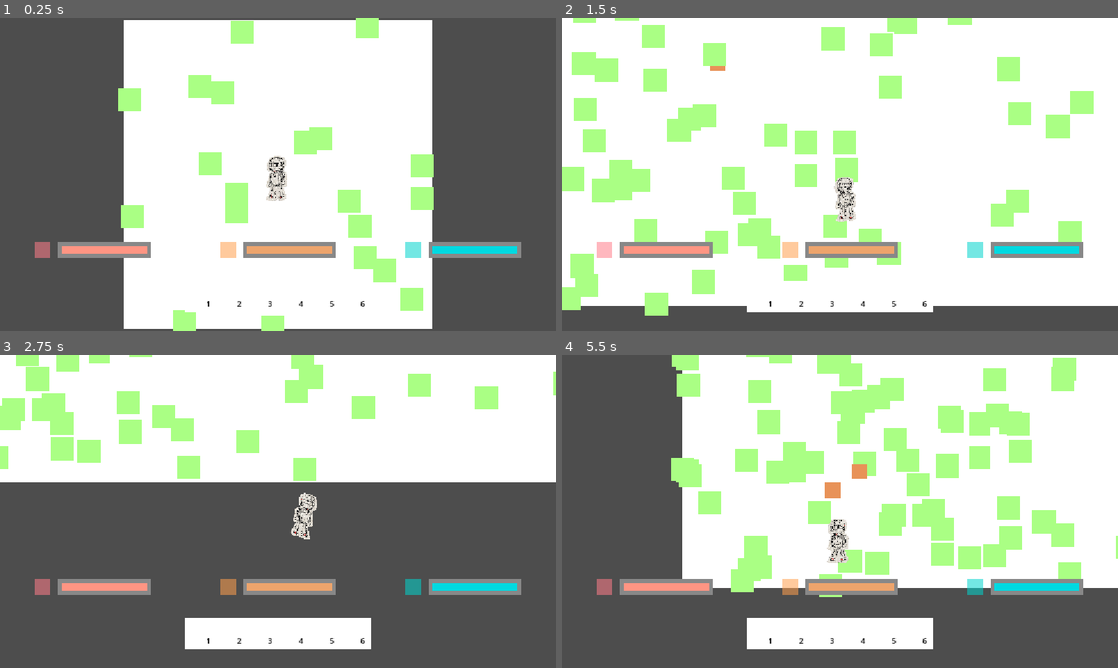
Above: before the commit, frames 1-4 (two rows, left to right).
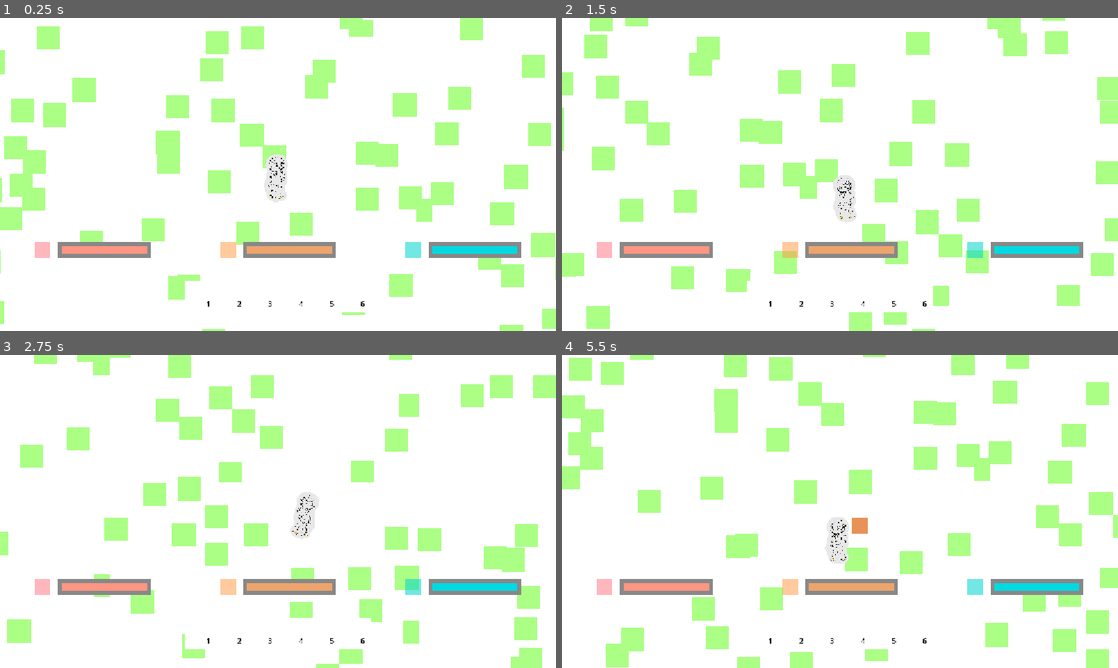
Above: after the commit, the same moments.

Repository: Duckwastakon/brackeysJam
Game: Godot game, scene res://map/map.tscn
The game is run twice, just before and just after one commit, with the same random seed, the same clock (stepped at 60 frames per second) and the same inputs. The project has no main scene, so this scene is started directly.
Inputs (mouse positions are in pixels of both pictures, inside the frame that each line leads up to):
- Up to frame 1 (0.25 s): no input
- Up to frame 2 (1.5 s): tap Enter at 0.5 s; move the mouse to (962, 158) at 0.52 s; hold D (right) 0.53-1.28 s; tap 1 (1) at 0.6 s; click (962, 158) at 0.67 s; tap 2 (2) at 0.8, 1.35 s; move the mouse to (728, 190) at 1.27 s; hold S (down) from 1.28 s (still down)
- Up to frame 3 (2.75 s): tap 3 (3) at 1.55, 2.1 s; move the mouse to (333, 442) at 2.02 s; release S (down) at 2.03 s; hold D (right) from 2.03 s (still down); tap 4 (4) at 2.3 s
- Up to frame 4 (5.5 s): move the mouse to (812, 574) at 2.77 s; release D (right) at 2.78 s; hold W (up) 2.78-3.53 s; tap 4 (4) at 2.85 s; click (812, 574) at 2.92 s; tap 5 (5) at 3.05, 3.6 s; move the mouse to (1006, 558) at 3.52 s; hold A (left) 3.53-5.03 s; tap 6 (6) at 3.8, 4.35 s; move the mouse to (673, 464) at 4.27 s; tap Q (q) at 4.55, 5.1 s; move the mouse to (867, 511) at 5.02 s; hold S (down) from 5.03 s (still down); click (867, 511) at 5.17 s; tap 1 (1) at 5.3 s

The runs differ from the first frame. In frame 1, 55% of the frame differs, in the area x 0-100%, y 0-100%; in frame 2, 31%; in frame 3, 63%; in frame 4, 57%.
Error in both runs: Invalid access to property or key 'damage' on a base object of type 'Area2D'. (res://player/attacking_controller.gd:38)

Commit message:
map generation and assets

Diff:
--- a/map/map.gd
+++ b/map/map.gd
@@ -3,139 +3,55 @@
 @onready var tile = $background/tile
 @onready var rec = $resource
 @onready var player = $player
-@onready var area = $background/body
 
-var inOne = false; var inTwo = false;var inThree = false; var inFour =false;var inFive = false; var inSix = false;  var inSeven = false; var inEight = false
-var one = 0; var two = 0; var three = 0; var four = 0; var five = 0; var six = 0; var seven = 0; var eight = 0;
+const chunkSE := 640
+const tileS := 64
+const TilesRow := 10
+const rchance := 0.25
 
-var newTile = tile
-var newRec = rec
-var newBack  ; var newCArea = area
-var first = true
-var sqPosition = Vector2(0.0, 0.0)
-var CurrentsqPosition = Vector2(0.0, 0.0)
+var chunks := {}
+var current_chunk_coord := Vector2i.ZERO
 
-var tilePosition = Vector2(0.0, 0.0)
-var currentPosition = Vector2(0.0, 0.0)
-
-var left = 0 ;
-var up= 0;
-var counter = 1;
-
-
-var number = []
-var chunk = []
-var cArea = []
-var currentChunk
-
-# Called when the node enters the scene tree for the first time.
 func _ready() -> void:
-	first = true
-	generate()
-	currentChunk =  chunk[0]
-
-func generate():
-
-	if first:
-		sqPosition = Vector2(0.0, 0.0)
-		first = false
-	else:
-		if inOne:
-			pass
-		elif inTwo:
-			two = two+1
-			sqPosition = Vector2(CurrentsqPosition.x, CurrentsqPosition.y+640)
-			left = 0
-			up = (640)*two
-		elif inThree:
-			pass
-		elif inFour:
-			pass
-		elif inFive:
-			five = five+1
-			sqPosition = Vector2(CurrentsqPosition.x, CurrentsqPosition.y-640)
-			left = 0
-			up = (-640)*five
-		elif inSix :
-			pass
-		elif inSeven:
-			up = 0;
-			seven = seven + 1
-			sqPosition = Vector2(CurrentsqPosition.x-640, CurrentsqPosition.y)
-			left = (-640)*seven
-		else:
-			up = 0
-			eight = eight + 1
-			sqPosition = Vector2(CurrentsqPosition.x+640, CurrentsqPosition.y)
-			left = (640)*eight
-
-
-	newBack = square.duplicate() # needs reworking when addingh get s added
-	newBack.position = sqPosition
-	chunk.append(newBack)
-	add_child(newBack)
-	print(square.position) # square starting position
-	CurrentsqPosition = sqPosition
-
-	for o in 10:
-		var n = o*64
-		for i in 10 :
-			var y = n - up
-			var a = i * 64 + left
-			newTile = tile.duplicate()
-			newTile.position = Vector2(a, y)
-			add_child(newTile)
-			number.append(newTile)
-
-	generateRec()
-
-func generateRec():
-	for i in 100:
-		var f = randf() < 0.25
-		if f:
-			newRec = rec.duplicate()
-			add_child(newRec)
-			var which = i*counter
-			print(which)
-			newRec.position = number[which].global_position + Vector2(randi_range(1, 64), randi_range(1, 64))
-	counter = counter+1
-
+	generate_chunk(Vector2i.ZERO)
+	_update_chunks()
 
 func _process(delta: float) -> void:
-	pass
+	var player_chunk = Vector2i(
+		floori(player.global_position.x / chunkSE),
+		floori(player.global_position.y / chunkSE)
+	)
+	if player_chunk != current_chunk_coord:
+		current_chunk_coord = player_chunk
+		_update_chunks()
 
+func _update_chunks() -> void:
+	for dx in [-1, 0, 1]:
+		for dy in [-1, 0, 1]:
+			generate_chunk(current_chunk_coord + Vector2i(dx, dy))
 
-func _on_load_body_exited(body: Node2D) -> void: # when exited big guy
-	var place = player.global_position
-	print(place)
-	generate()
+func generate_chunk(coord: Vector2i) -> void:
+	if chunks.has(coord):
+		return
+	var origin = Vector2(coord.x * chunkSE, coord.y * chunkSE)
+	var new_back = square.duplicate()
+	new_back.position = origin
+	add_child(new_back)
+	chunks[coord] = new_back
 
+	var tiles_in_chunk = []
+	for y in TilesRow:
+		for x in TilesRow:
+			var new_tile = tile.duplicate()
+			new_tile.position = origin + Vector2(x * tileS, y * tileS)
+			add_child(new_tile)
+			tiles_in_chunk.append(new_tile)
 
-func _on_one_body_entered(body: Node2D) -> void:
-	inOne = true;
-	inTwo = false; inThree = false; inFour = false; inFive = false; inSix = false ;inSeven = false; inEight = false
-func _on_two_body_entered(body: Node2D) -> void:
-	inTwo = true
-	inOne = false; inThree = false; inFour = false; inFive = false; inSix = false ;inSeven = false; inEight = false
-func _on_three_body_entered(body: Node2D) -> void:
-	inThree = true
-	inTwo = false; inOne = false; inFour = false; inFive = false; inSix = false ;inSeven = false; inEight = false
-func _on_four_body_entered(body: Node2D) -> void:
-	inFour = true
-	inTwo = false; inThree = false; inOne = false; inFive = false; inSix = false ;inSeven = false; inEight = false
+	generate_resources(tiles_in_chunk)
 
-func _on_five_body_entered(body: Node2D) -> void:
-	inFive = true
-	inTwo = false; inThree = false; inFour = false; inOne = false; inSix = false ;inSeven = false; inEight = false
-
-func _on_six_body_entered(body: Node2D) -> void:
-	inSix = true
-	inTwo = false; inThree = false; inFour = false; inFive = false; inOne = false ;inSeven = false; inEight = false
-
-func _on_seven_body_entered(body: Node2D) -> void:
-	inSeven = true
-	inTwo = false; inThree = false; inFour = false; inFive = false; inSix = false ;inOne = false; inEight = false
-
-func _on_eight_body_entered(body: Node2D) -> void:
-	inEight = true
-	inTwo = false; inThree = false; inFour = false; inFive = false; inSix = false ;inSeven = false; inOne = false
+func generate_resources(tiles_in_chunk: Array) -> void:
+	for t in tiles_in_chunk:
+		if randf() < rchance:
+			var new_rec = rec.duplicate()
+			add_child(new_rec)
+			new_rec.position = t.global_position + Vector2(randi_range(1, tileS), randi_range(1, tileS))
--- a/map/map.tscn
+++ b/map/map.tscn
@@ -100,11 +100,11 @@
 
 [connection signal="body_entered" from="background/body" to="." method="_on_body_body_entered"]
 [connection signal="body_exited" from="background/load" to="." method="_on_load_body_exited"]
-[connection signal="body_entered" from="background/one" to="." method="_on_one_body_entered"]
-[connection signal="body_entered" from="background/two" to="." method="_on_two_body_entered"]
-[connection signal="body_entered" from="background/three" to="." method="_on_three_body_entered"]
-[connection signal="body_entered" from="background/four" to="." method="_on_four_body_entered"]
-[connection signal="body_entered" from="background/five" to="." method="_on_five_body_entered"]
-[connection signal="body_entered" from="background/six" to="." method="_on_six_body_entered"]
-[connection signal="body_entered" from="background/seven" to="." method="_on_seven_body_entered"]
-[connection signal="body_entered" from="background/eight" to="." method="_on_eight_body_entered"]
+[connection signal="body_entered" from="background/one" to="." method="_on_direction_entered" binds= [Vector2i(-1, -1)]]
+[connection signal="body_entered" from="background/two" to="." method="_on_direction_entered" binds= [Vector2i(0, -1)]]
+[connection signal="body_entered" from="background/three" to="." method="_on_direction_entered" binds= [Vector2i(1, -1)]]
+[connection signal="body_entered" from="background/four" to="." method="_on_direction_entered" binds= [Vector2i(-1, 1)]]
+[connection signal="body_entered" from="background/five" to="." method="_on_direction_entered" binds= [Vector2i(0, 1)]]
+[connection signal="body_entered" from="background/six" to="." method="_on_direction_entered" binds= [Vector2i(1, 1)]]
+[connection signal="body_entered" from="background/seven" to="." method="_on_direction_entered" binds= [Vector2i(-1, 0)]]
+[connection signal="body_entered" from="background/eight" to="." method="_on_direction_entered" binds= [Vector2i(1, 0)]]
--- a/project.godot
+++ b/project.godot
@@ -102,4 +102,5 @@
 
 [rendering]
 
+textures/canvas_textures/default_texture_filter=3
 rendering_device/driver.windows="d3d12"
Binary file added: drawn assets/axe.PNG
Not shown, added: drawn assets/axe.PNG.import
Binary file added: drawn assets/leaf.PNG
Not shown, added: drawn assets/leaf.PNG.import
Binary file added: drawn assets/log.PNG
Not shown, added: drawn assets/log.PNG.import
Binary file added: drawn assets/picaxe.PNG
Not shown, added: drawn assets/picaxe.PNG.import
Binary file changed: drawn assets/player.PNG
Binary file changed: drawn assets/rabbit.png
Binary file added: drawn assets/rockFormation.PNG
Not shown, added: drawn assets/rockFormation.PNG.import
(and 8 more such lines)
